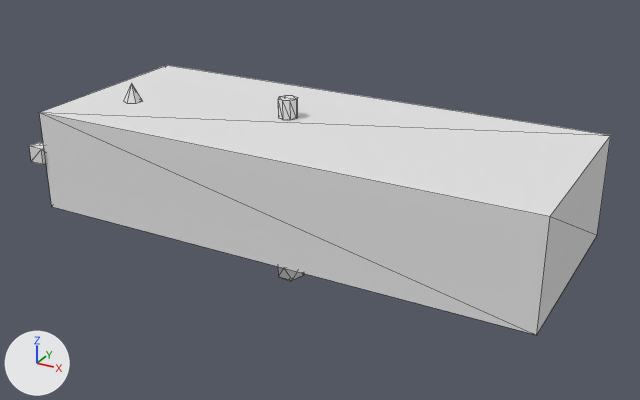
The glTF model public/Objects/object04_high.glb as it was, and as the next commit left it.
Both versions are drawn from a 50 mm lens placed at (3.85, -6.9, 3.18), pointed at (0.09, -0.06, -0.24). The axes (+X, +Y, +Z) are drawn at lower left. The lights are the same throughout. The older version comes first. Mesh edges are drawn as thin lines. Vertices at exactly the same position are counted once.

Script lines for the objects in view, before the commit:
```python
me_cube_036 = bpy.data.meshes.new('Cube.036')
me_cube_036.from_pydata(...)  # 99 vertices, 162 faces; spans x -2.66..2.5, y -1.04..1.27, z -0.78..0.69
me_cube_036.materials.append(mat_mat_object04_high)  # white #e5e5e5
ob_object04_high = bpy.data.objects.new('object04_high', me_cube_036)
ob_object04_high.location = (0.0, 0.0, 0.0)
```
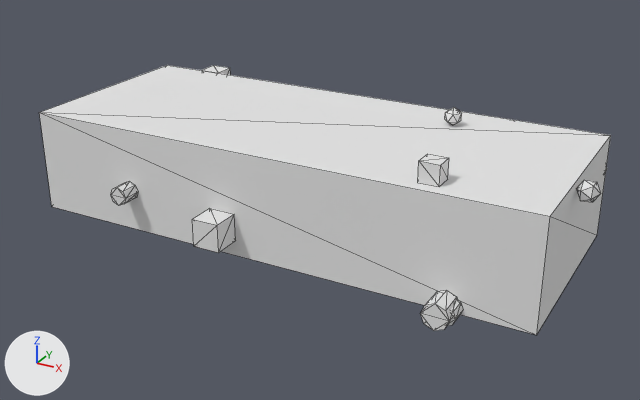
Boxes (x1, y1, x2, y2) around the edits, measured in the pictures (640 x 400 px; the box of a moved part takes in the faces that stretch with it):
'object04_high', reshaped: before (29, 65, 611, 335); after (39, 65, 611, 335)
part 1 of me_cube_036, moved or reshaped: before (278, 95, 298, 120); after (448, 301, 463, 325)
part 2 of me_cube_036, moved or reshaped: before (29, 142, 46, 164); after (418, 154, 449, 187)
part 3 of me_cube_036, moved or reshaped (not visible before): after (192, 208, 236, 253)
part 4 of me_cube_036, added: after (111, 181, 138, 206)
part 5 of me_cube_036, added: after (576, 180, 601, 202)
part 6 of me_cube_036, moved or reshaped (not visible before): after (445, 107, 462, 125)
part 7 of me_cube_036, added: after (420, 290, 458, 330)
part 8 of me_cube_036, added: after (202, 65, 230, 75)
part 9 of me_cube_036, deleted: before (278, 267, 304, 281)
part 10 of me_cube_036, deleted: before (124, 83, 142, 104)

What the commit changed:
me_cube_036 is used by ob_object04_high; location (0.0, 0.0, 0.0).
me_cube_036 had 99 vertices, 162 faces and spanned x -2.66..2.5, y -1.04..1.27, z -0.78..0.69.
me_cube_036 now has 152 vertices, 252 faces and spans x -2.67..2.69, y -1.26..1.25, z -0.68..0.68.
me_cube_036 part 1: the loose piece of 16 vertices spanning x -0.4..-0.21, y -0.06..0.13, z 0.5..0.69 is turned 90 degrees about the x axis through its middle and scaled by 0.882, then moved by (2.13, -1.12, -1.04).
me_cube_036 part 2: the loose piece of 8 vertices spanning x -2.66..-2.5, y -1.04..-0.88, z -0.03..0.13 is turned 90 degrees about the y axis through its middle and scaled by 1.14, then moved by (4.08, 0.18, 0.54).
me_cube_036 part 3: the loose piece of 8 vertices spanning x 0.0..0.27, y 1.0..1.27, z -0.03..0.24 is turned 180 degrees about the x axis through its middle and scaled by 0.976, then moved by (-0.53, -2.27, -0.33).
me_cube_036 part 4: a new loose piece, an 8-sided cylinder along y spanning x -1.52..-1.34, y -1.18..-1.0, z -0.19..-0.01, in mat_mat_object04_high (white #e5e5e5).
me_cube_036 part 5: a new loose piece, an icosphere of 20 faces spanning x 2.5..2.69, y -0.3..-0.14, z 0.34..0.51, in mat_mat_object04_high (white #e5e5e5).
me_cube_036 part 6: the loose piece of 12 vertices spanning x 0.22..0.45, y 1.0..1.26, z -0.53..-0.31 is turned 90 degrees about the x axis through its middle and scaled by 0.692, then moved by (0.82, -0.56, 1.01).
me_cube_036 part 7: a new loose piece, an 8-sided cylinder along y spanning x 1.64..1.88, y -1.24..-1.0, z -0.55..-0.31, in mat_mat_object04_high (white #e5e5e5).
me_cube_036 part 8: a new loose piece, a box spanning x -2.02..-1.79, y 1.0..1.23, z 0.28..0.51, in mat_mat_object04_high (white #e5e5e5).
me_cube_036 part 9: the loose piece of 12 vertices spanning x 0.05..0.28, y -0.87..-0.63, z -0.77..-0.5 is deleted.
me_cube_036 part 10: the loose piece of 7 vertices spanning x -2.02..-1.86, y -0.37..-0.18, z 0.5..0.69 is deleted.
Other edits to the shape of me_cube_036 do not show in these pictures.
